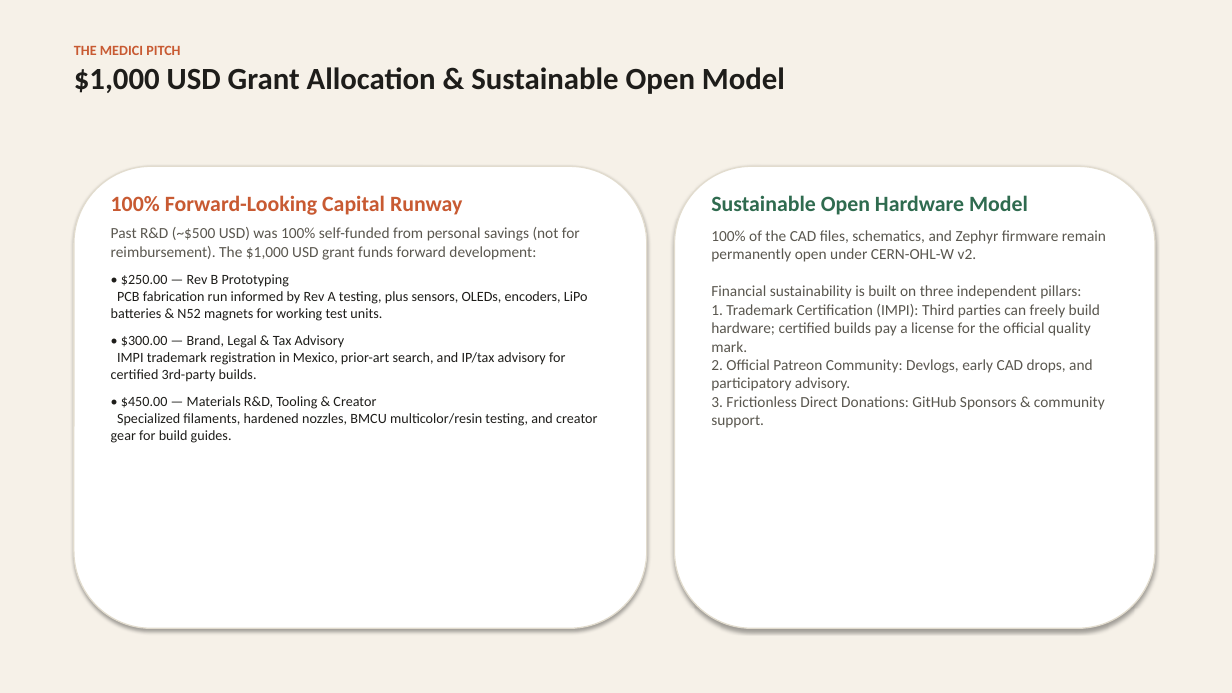
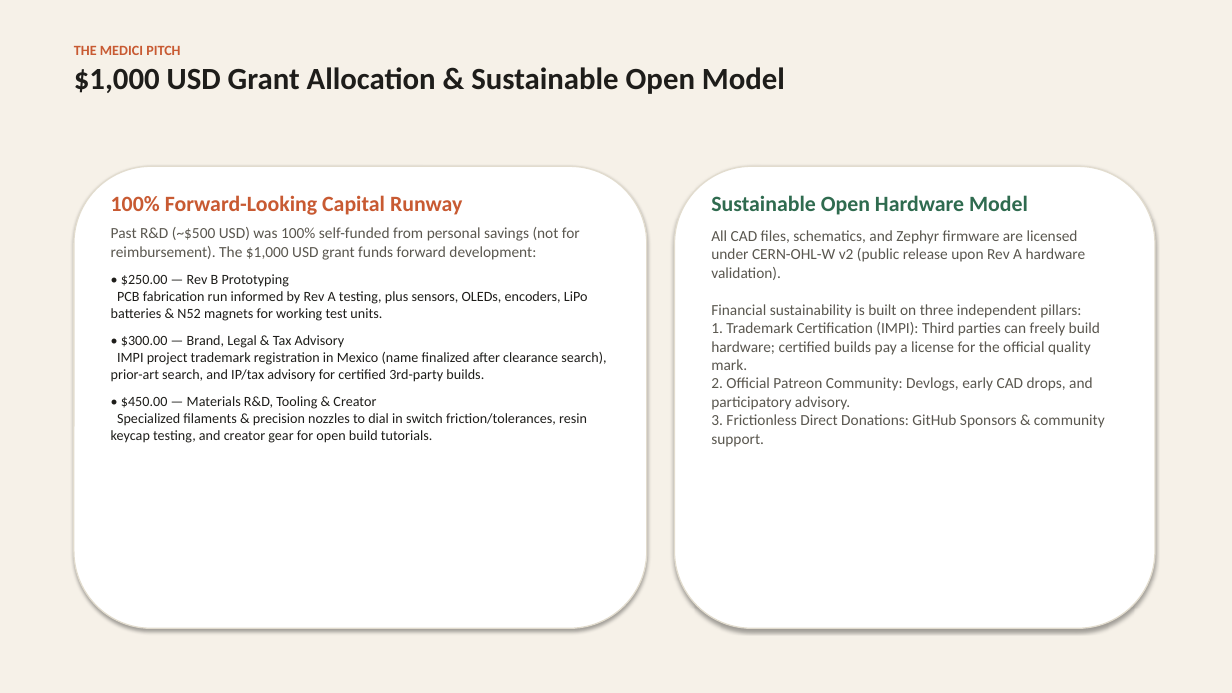
Before and after one commit to Sebas-Govel/HE_KB_Showcase, a slide deck: slide 7 of FloatForce_1517_Medici_Pitch.pptx. Drawn at 1232x693 pixels with LibreOffice and Linux fonts; fonts in the diff are those of the drawing. Boxes give left, top, right and bottom in pixels: in the first picture for what was removed or moved away, otherwise in the second. Text is boxed around its words. In the diff, an @@ line names an element or a change of style, - is before the commit and + after.

Commit message:
fix(showcase): address feedback on Rev A transit status, open-source release, timeline milestones, and trademark

```diff
--- a/FloatForce_1517_Medici_Pitch.pptx
+++ b/FloatForce_1517_Medici_Pitch.pptx
@@ text at (x1=711, y1=230, x2=1105, y2=447): text changed @@
-100% of the CAD files, schematics, and Zephyr firmware remain permanently open under CERN-OHL-W v2.
-Financial sustainability is built on three independent pillars:
-1. Trademark Certification (IMPI): Third parties can freely build hardware; certified builds pay a license for the official quality mark.
-2. Official Patreon Community: Devlogs, early CAD drops, and participatory advisory.
-3. Frictionless Direct Donations: GitHub Sponsors & community support.
+All CAD files, schematics, and Zephyr firmware are licensed under CERN-OHL-W v2 (public release upon Rev A hardware validation).
+Financial sustainability is built on three independent pillars:
+1. Trademark Certification (IMPI): Third parties can freely build hardware; certified builds pay a license for the official quality mark.
+2. Official Patreon Community: Devlogs, early CAD drops, and participatory advisory.
+3. Frictionless Direct Donations: GitHub Sponsors & community support.
@@ text at (x1=111, y1=335, x2=606, y2=443): text changed @@
-• $300.00 — Brand, Legal & Tax Advisory
-IMPI trademark registration in Mexico, prior-art search, and IP/tax advisory for certified 3rd-party builds.
-• $450.00 — Materials R&D, Tooling & Creator
-Specialized filaments, hardened nozzles, BMCU multicolor/resin testing, and creator gear for build guides.
+• $300.00 — Brand, Legal & Tax Advisory
+IMPI project trademark registration in Mexico (name finalized after clearance search), prior-art search, and IP/tax advisory for certified 3rd-party builds.
+• $450.00 — Materials R&D, Tooling & Creator
+Specialized filaments & precision nozzles to dial in switch friction/tolerances, resin keycap testing, and creator gear for open build tutorials.
```
Also in this commit, not shown: 1 other slide changed, 9 other files.
